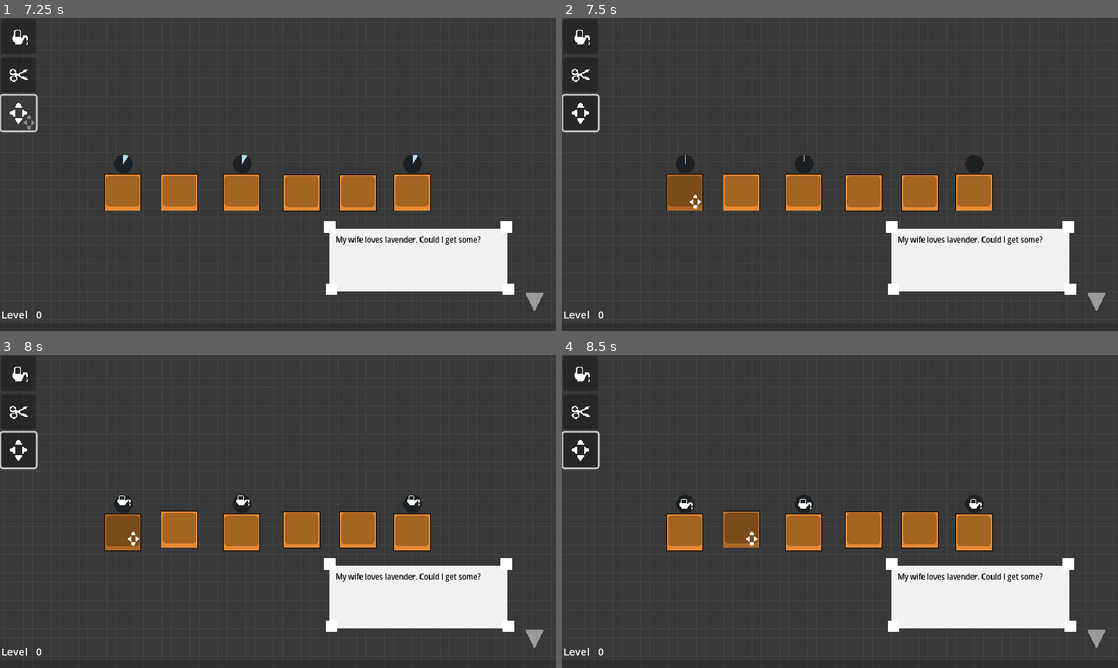
Above: before the commit, frames 1-4 (two rows, left to right).
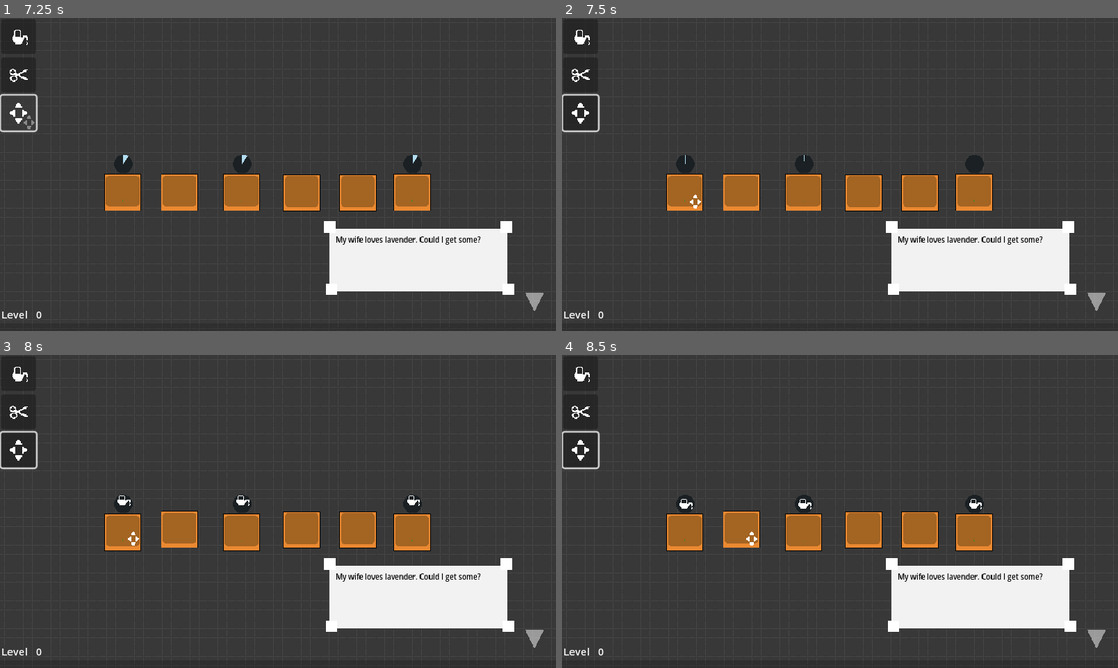
Above: after the commit, the same moments.

Repository: mathew-tran/flower-garden
Game: Godot game, scene res://Scenes/Main.tscn
Same seed, same stepped clock (60 frames per second), same inputs: the game is played once before the commit and once after it. This scene is started directly instead of the project's main scene.
Inputs (mouse positions are in pixels of both pictures, inside the frame that each line leads up to):
- Up to frame 1 (7.25 s): click (16, 36) at 0.5 s; click (16, 74) at 1.25 s; click (16, 111) at 2 s; click (16, 36) at 2.75 s; click (16, 74) at 3.5 s; click (16, 111) at 4.25 s; click (16, 36) at 5 s; click (16, 74) at 5.75 s; click (16, 111) at 6.5 s
- Up to frame 2 (7.5 s): tap Enter at 7.25 s; move the mouse to (684, 193) at 7.27 s; hold Keypad 1 (1) from 7.28 s (still down)
- Up to frame 3 (8 s): keep holding Keypad 1 (1); tap Keypad 2 (2) at 7.55 s
- Up to frame 4 (8.5 s): move the mouse to (739, 530) at 8.02 s; release Keypad 1 (1) at 8.03 s; tap Keypad 2 (2) at 8.1 s; tap Keypad 3 (3) at 8.3 s

Frame 1 is identical in both runs. In frame 2, 0.7% of the frame differs, in the area x 18-26%, y 50-62%; in frame 3, 0.7%; in frame 4, 0.7%, in the area x 29-36%, y 50-62%.

Commit message:
working more on progression, also make planter box more mobile friendly. Also XP is now animated with XP cache

Diff:
--- a/Prefabs/PlanterBox.tscn
+++ b/Prefabs/PlanterBox.tscn
@@ -27,20 +27,25 @@
 "speed": 5.0
 }]
 
-[sub_resource type="RectangleShape2D" id="RectangleShape2D_bb57o"]
-size = Vector2(64, 64)
-
 [node name="PlanterBox" type="AnimatedSprite2D"]
 scale = Vector2(2, 2)
 sprite_frames = SubResource("SpriteFrames_ot3vp")
 script = ExtResource("2_bw4qh")
 
-[node name="Area2D" type="Area2D" parent="."]
-
-[node name="CollisionShape2D" type="CollisionShape2D" parent="Area2D"]
-shape = SubResource("RectangleShape2D_bb57o")
+[node name="Button" type="Button" parent="."]
+modulate = Color(1, 1, 1, 0)
+anchors_preset = 15
+anchor_right = 1.0
+anchor_bottom = 1.0
+offset_left = -32.0
+offset_top = -32.0
+offset_right = -32.0
+offset_bottom = -32.0
+grow_horizontal = 2
+grow_vertical = 2
 
 [node name="TextureProgressBar" type="TextureProgressBar" parent="."]
+visible = false
 offset_left = -15.5
 offset_top = -65.5
 offset_right = 24.5
@@ -54,7 +59,14 @@
 tint_over = Color(0.509804, 0.509804, 0.509804, 1)
 
 [node name="ActionHint" parent="." instance=ExtResource("5_ldncg")]
+visible = false
 position = Vector2(-20, -66)
 
-[connection signal="mouse_entered" from="Area2D" to="." method="_on_area_2d_mouse_entered"]
-[connection signal="mouse_exited" from="Area2D" to="." method="_on_area_2d_mouse_exited"]
+[node name="Timer" type="Timer" parent="."]
+wait_time = 0.5
+one_shot = true
+
+[connection signal="button_up" from="Button" to="." method="_on_button_button_up"]
+[connection signal="focus_entered" from="Button" to="." method="_on_button_focus_entered"]
+[connection signal="focus_exited" from="Button" to="." method="_on_button_focus_exited"]
+[connection signal="timeout" from="Timer" to="." method="_on_timer_timeout"]
--- a/Prefabs/UI/Levelup.tscn
+++ b/Prefabs/UI/Levelup.tscn
@@ -10,6 +10,7 @@
 [sub_resource type="StyleBoxFlat" id="StyleBoxFlat_hsgtv"]
 
 [node name="LevelUp" type="Control"]
+process_mode = 3
 visible = false
 layout_mode = 3
 anchors_preset = 15
@@ -69,3 +70,5 @@
 [node name="Button3" parent="Panel/VBoxContainer/HBoxContainer" instance=ExtResource("1_tfmkf")]
 layout_mode = 2
 PowerupContent = ExtResource("3_5f2kr")
+
+[connection signal="visibility_changed" from="." to="." method="_on_visibility_changed"]
--- a/Scripts/Autoload/InputManager.gd
+++ b/Scripts/Autoload/InputManager.gd
@@ -22,4 +22,5 @@
 func _input(event):
 	if event.is_action_pressed("mouse_left_click"):
 		if is_instance_valid(FocusedObject):
-			FocusedObject.Click()
+			pass
+			#FocusedObject.Click()
--- a/Scripts/Autoload/PlayerProgression.gd
+++ b/Scripts/Autoload/PlayerProgression.gd
@@ -3,6 +3,7 @@
 var EXP = 0
 var MaxEXP = 100
 var Level = 0
+var XPCache = 0
 
 signal EXPUpdate
 signal LevelUpdate
@@ -10,6 +11,40 @@
 signal PowerUpSelected
 
 var TempProgress = {}
+
+var EXPCacheReleaseTimer
+
+func _ready():
+	EXPCacheReleaseTimer = Timer.new()
+	EXPCacheReleaseTimer.wait_time = .05
+	EXPCacheReleaseTimer.autostart = true
+	EXPCacheReleaseTimer.one_shot = false
+	EXPCacheReleaseTimer.connect("timeout", Callable(self, "OnEXPCacheReleaseTimeOut"))
+	add_child(EXPCacheReleaseTimer)
+
+func OnEXPCacheReleaseTimeOut():
+	if XPCache == 0:
+		EXPCacheReleaseTimer.stop()
+		return
+
+	var rate = 1
+	if XPCache > 100:
+		rate = 50
+	elif XPCache > 10:
+		rate = 5
+
+	if rate > MaxEXP - EXP:
+		rate = clampi(MaxEXP - EXP, 1, XPCache)
+
+	EXP += rate
+	XPCache -= rate
+	while EXP >= MaxEXP:
+		Level += 1
+		EXP -= MaxEXP
+		emit_signal("EXPUpdate")
+		MaxEXP *= 1.1
+		emit_signal("LevelUpdate")
+	emit_signal("EXPUpdate")
 
 func AddTempPower(property,value):
 	if TempProgress.has(property):
@@ -21,14 +56,8 @@
 	emit_signal("PowerUpSelected")
 
 func AddXP(amount):
-	EXP += amount
-	while EXP >= MaxEXP:
-		Level += 1
-		EXP -= MaxEXP
-		emit_signal("EXPUpdate")
-		MaxEXP *= 1.1
-		emit_signal("LevelUpdate")
-	emit_signal("EXPUpdate")
+	XPCache += amount
+	EXPCacheReleaseTimer.start()
 
 func GetEXP():
 	return EXP
--- a/Scripts/PlanterBox.gd
+++ b/Scripts/PlanterBox.gd
@@ -58,14 +58,6 @@
 	emit_signal("FlowerBoxComplete")
 	PlayerProgression.AddXP(10 + randi() % 5)
 
-func _on_area_2d_mouse_entered():
-	InputManager.SetFocusedObject(self)
-	self_modulate = Color.SILVER
-
-
-func _on_area_2d_mouse_exited():
-	InputManager.SetFocusedObject(null)
-	self_modulate = Color.WHITE
 
 func Click():
 	print(name + " has been clicked")
@@ -89,3 +81,20 @@
 			$TextureProgressBar.visible = true
 			$TextureProgressBar.value = GetPlant().GetCurrentStage().GetTimeLeft()
 			$TextureProgressBar.max_value = GetPlant().GetCurrentStage().GetMaxTime()
+
+func _on_button_button_up():
+	Click()
+
+
+func _on_button_focus_entered():
+	InputManager.SetFocusedObject(self)
+	self_modulate = Color.SILVER
+	$Timer.start()
+
+func _on_button_focus_exited():
+	InputManager.SetFocusedObject(null)
+	self_modulate = Color.WHITE
+	$Button.release_focus()
+
+func _on_timer_timeout():
+	_on_button_focus_exited()
--- a/Scripts/UI/LevelupUI.gd
+++ b/Scripts/UI/LevelupUI.gd
@@ -5,8 +5,19 @@
 	PlayerProgression.connect("LevelUpdate", Callable(self, "OnLevelUp"))
 
 func OnLevelUp():
+	EnableButtons(false)
 	visible = true
+	await get_tree().create_timer(1).timeout
+	EnableButtons(true)
 	$Panel/VBoxContainer/HBoxContainer.get_child(0).grab_focus()
 
 func OnPowerUpSelected():
 	visible = false
+
+
+func _on_visibility_changed():
+	get_tree().paused = visible
+
+func EnableButtons(bEnable):
+	for button in $Panel/VBoxContainer/HBoxContainer.get_children():
+		button.disabled = !bEnable
Not shown: 1 places in Prefabs/PlanterBox.tscn that only renumber resources
